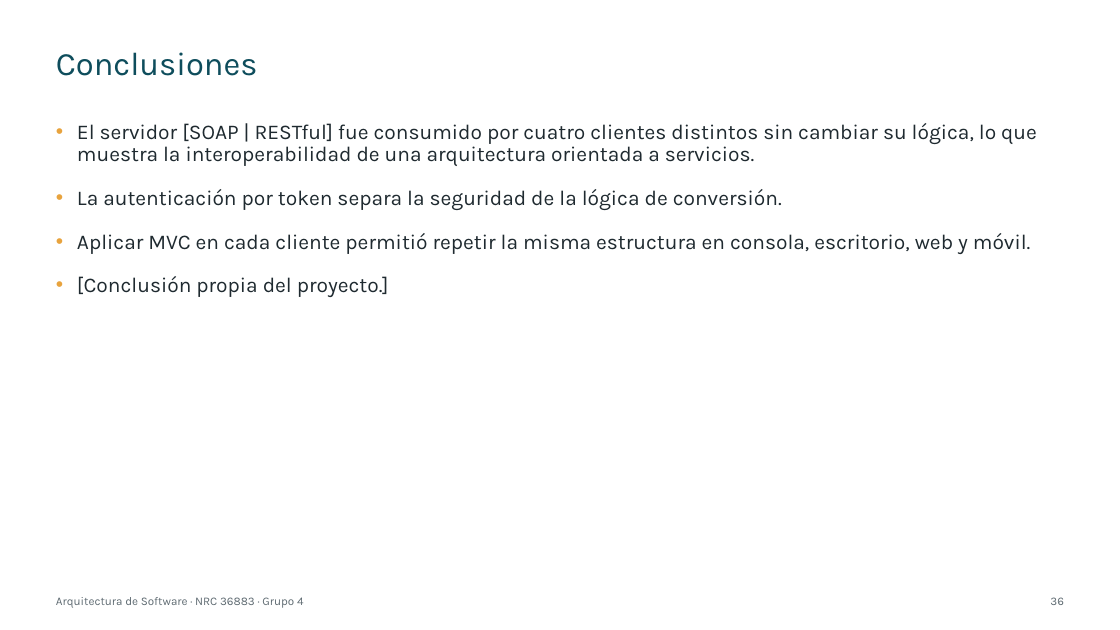
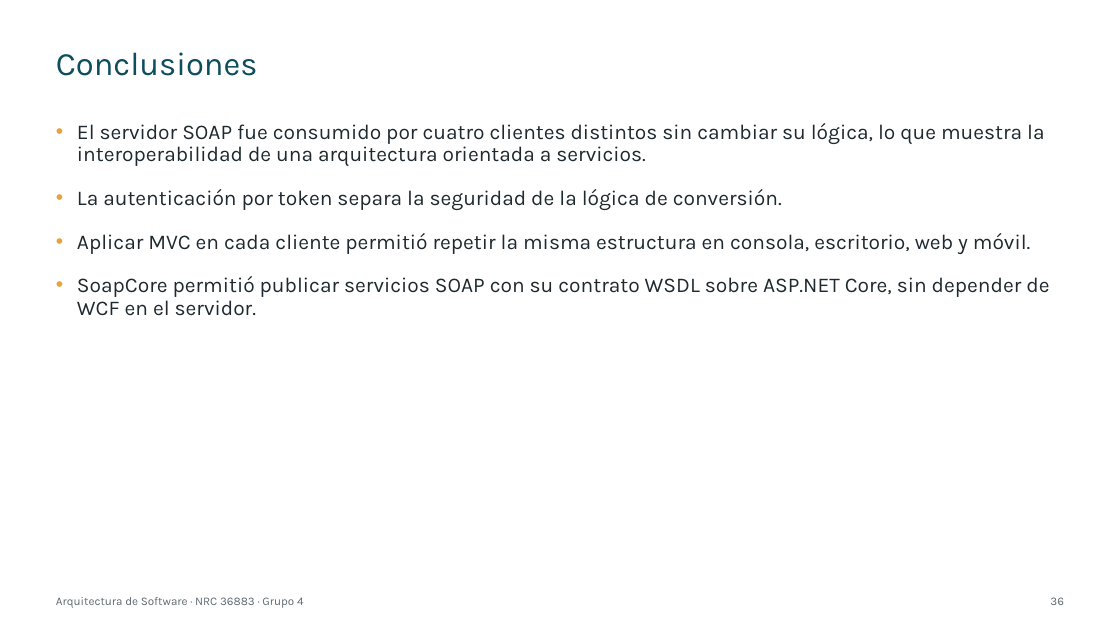
Before and after one commit to IMarcusDev/TI.1.2.-PAO202651_SOAP_DOTNET_SINBDD_NRC_36883_GR04, a slide deck: slide 36 of 05. DOCUMENTACION/PRESENTACION TI.1.2. SOAP sin BDD en DOTNET GR4.pptx. Drawn at 1120x630 pixels with LibreOffice and Linux fonts; fonts in the diff are those of the drawing. Boxes give left, top, right and bottom in pixels: in the first picture for what was removed or moved away, otherwise in the second. Text is boxed around its words. In the diff, an @@ line names an element or a change of style, - is before the commit and + after.

```diff
--- a/05. DOCUMENTACION/PRESENTACION TI.1.2. SOAP sin BDD en DOTNET GR4.pptx
+++ b/05. DOCUMENTACION/PRESENTACION TI.1.2. SOAP sin BDD en DOTNET GR4.pptx
@@ text at box(77, 123, 1044, 166): text changed @@
-• El servidor [SOAP | RESTful] fue consumido por cuatro clientes distintos sin cambiar su lógica, lo que muestra la interoperabilidad de una arquitectura orientada a servicios.
+• El servidor SOAP fue consumido por cuatro clientes distintos sin cambiar su lógica, lo que muestra la interoperabilidad de una arquitectura orientada a servicios.
@@ text at box(77, 276, 1049, 316): text changed @@
-• [Conclusión propia del proyecto.]
+• SoapCore permitió publicar servicios SOAP con su contrato WSDL sobre ASP.NET Core, sin depender de WCF en el servidor.
```
Also in this commit, not shown: 27 other slides changed.
